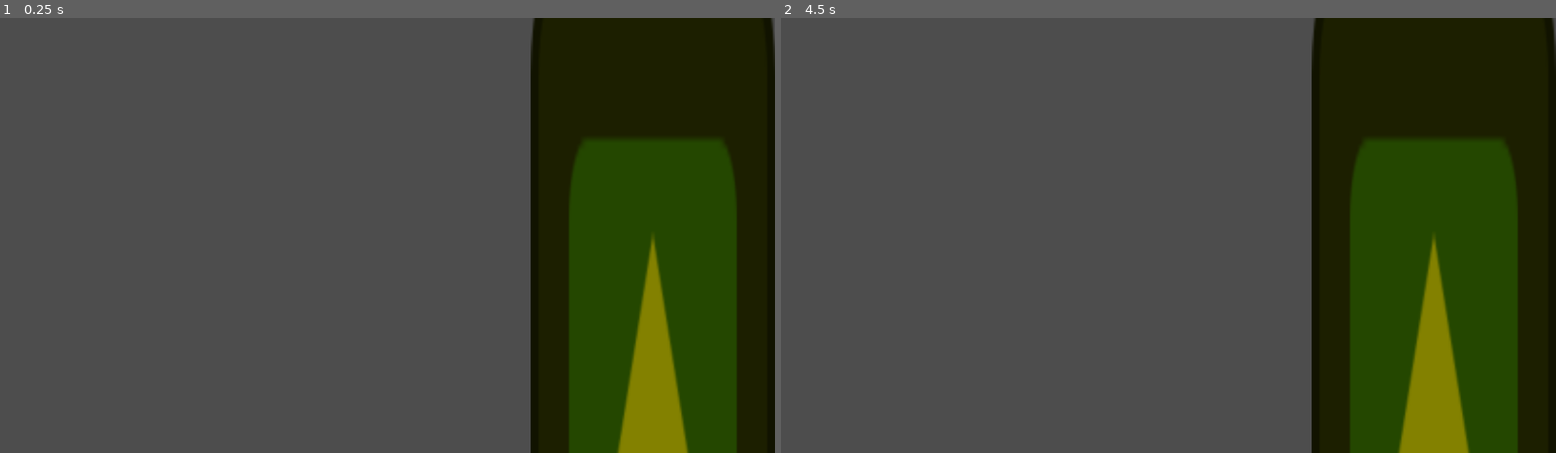
Above: before the commit, frames 1-2 (left to right).
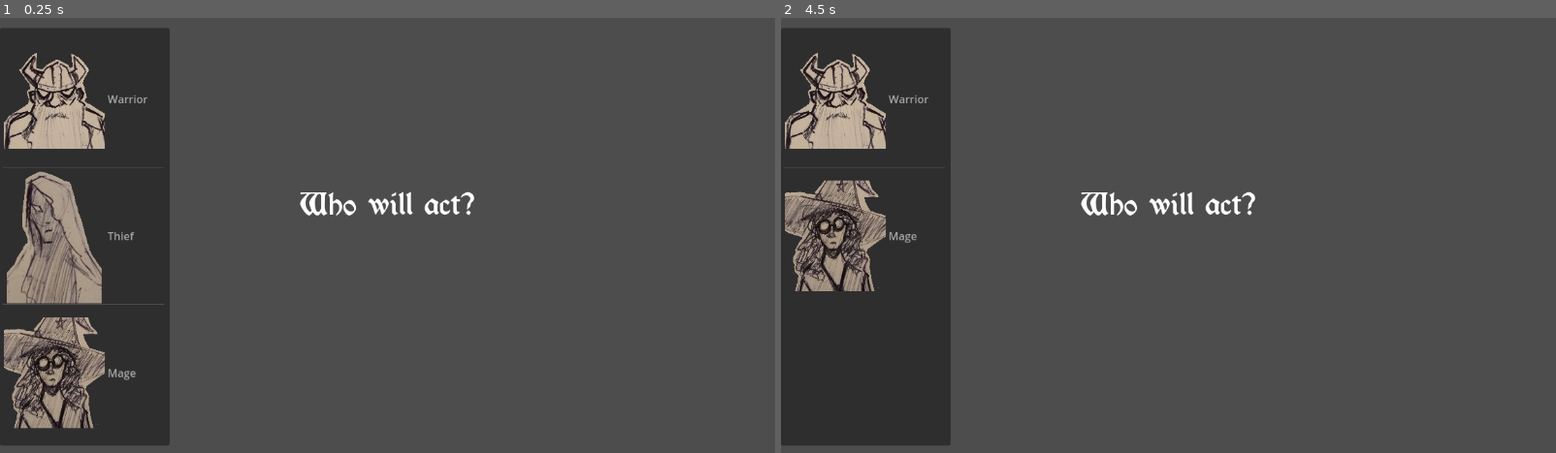
Above: after the commit, the same moments.

Repository: Jollista/Brackeys-Jam-2024.1
Game: Godot game, scene res://Combat/Test/combat_tracker_test.tscn
Two runs of this game, one before a commit and one after it. Both use one fixed random seed, a clock stepped at 60 frames per second and the inputs below. The project has no main scene, so this scene is started directly. The engine's default icon, where the game draws it, is replaced by a stand-in: a white triangle on a blue panel in a dark square.
Inputs (mouse positions are in pixels of both pictures, inside the frame that each line leads up to):
- Up to frame 1 (0.25 s): no input
- Up to frame 2 (4.5 s): tap Enter at 0.5, 2, 3.5 s; move the mouse to (1339, 213) at 0.52 s; click (1339, 213) at 0.6 s; tap Space at 1.25, 2.75, 4.25 s; move the mouse to (1013, 257) at 1.27 s; click (1013, 257) at 1.35 s; move the mouse to (1246, 139) at 2.02 s; click (1246, 139) at 2.1 s; move the mouse to (1129, 322) at 2.77 s; click (1129, 322) at 2.85 s; move the mouse to (1401, 300) at 3.52 s; click (1401, 300) at 3.6 s; move the mouse to (936, 170) at 4.27 s; click (936, 170) at 4.35 s

The runs differ from the first frame. In frame 1, 52% of the frame differs, in the area x 0-100%, y 0-100%; in frame 2, 52%.
Error before the commit: Parse Error: Function "get_pc()" not found in base self. (res://Dialogue/DialogueCanvas.gd:192)

Commit message:
Added functionality for get_character, output_check_result

Diff:
--- a/Dialogue/DialogueCanvas.gd
+++ b/Dialogue/DialogueCanvas.gd
@@ -37,7 +37,7 @@
 var choice_items = []
 var choices_list
 
-var party = []
+@onready var combat_tracker = $"../CombatTracker"
 
 signal choice_selected
 signal combat_start(starting_party:String)
@@ -189,7 +189,7 @@
 			pass
 		else:
 			# have the character whose name is listed in check at character make the check with their skill rank
-			var character = get_pc(dialogue[current_dialogue]["Check"]["Character"])
+			var character = get_character(dialogue[current_dialogue]["Check"]["Character"])
 			var rank = character.get_skill_rank(dialogue[current_dialogue]["Check"]["Skill"])
 			result = Dice.skill_check(rank)
 
@@ -198,7 +198,7 @@
 		var stress_boost = 0
 		# if it's a mixed success or failure, prompt if the player wants to spend stress
 		if result["Result"] == Dice.MIXED_SUCCESS or result["Result"] == Dice.FAILURE:
-			prompt_stress_boost()
+			stress_boost = await prompt_stress_boost()
 
 		# continue to next dialogue based on result
 		var next = next_labels[result["Result"]-stress_boost] # next label = result - stress_boost
@@ -272,3 +272,57 @@
 # Remove a choice from the list of selectable options
 func remove_choice(choice):
 	dialogue[current_dialogue]["Choices"].erase(choice)
+
+# return the node of the player character with the name character_name
+func get_character(character_name:String, party="PCs"):
+	# if party doesn't exist, return null
+	if not combat_tracker.combatants.has(party):
+		return null
+
+	# steal characters list from combat_tracker's list of combatants
+	for i in len(combat_tracker.combatants[party]):
+		if combat_tracker.combatants[party][i]["Name"] == character_name:
+			return combat_tracker.combatants[party][i]["Node"]
+
+	# return null if no character found of that name
+	return null
+
+# return an array of every character node in a given party
+func get_party_characters(party:String):
+	# if party doesn't exist, return null
+	if not combat_tracker.combatants.has(party):
+		return null
+
+	# populate and return array
+	var characters = []
+	for i in len(combat_tracker.combatants[party]):
+		characters.append(combat_tracker.combatants[party][i]["Node"])
+	return characters
+
+# output a given result to the player
+func output_check_result(result):
+	chat.text += "\n\n[color=gray][i]" + str(len(result["Rolls"])) + "d6 ("
+
+	for i in len(result["Rolls"]):
+		chat.text += str(result["Rolls"][i]) # add roll to text
+		# add comma if not last roll
+		if i < len(result["Rolls"])-1:
+			chat.text += ", "
+
+	chat.text += ") : "
+
+	var success_message
+	match result["Result"]:
+		Dice.SUCCESS:
+			success_message = "Success"
+		Dice.MIXED_SUCCESS:
+			success_message = "Mixed Success"
+		Dice.FAILURE:
+			success_message = "Failure"
+
+	chat.visible_characters = -1
+
+# prompt the player to spend stress or not to boost their result by one step
+# from a failure to a mixed success; mixed success, success
+func prompt_stress_boost():
+	pass
--- a/Dialogue/dialogue_canvas.tscn
+++ b/Dialogue/dialogue_canvas.tscn
@@ -5,8 +5,6 @@
 
 [node name="DialogueCanvas" type="CanvasLayer"]
 script = ExtResource("1_4gelv")
-dialogue_file = null
-text_speed = null
 
 [node name="ScrollContainer" type="ScrollContainer" parent="."]
 anchors_preset = 11
